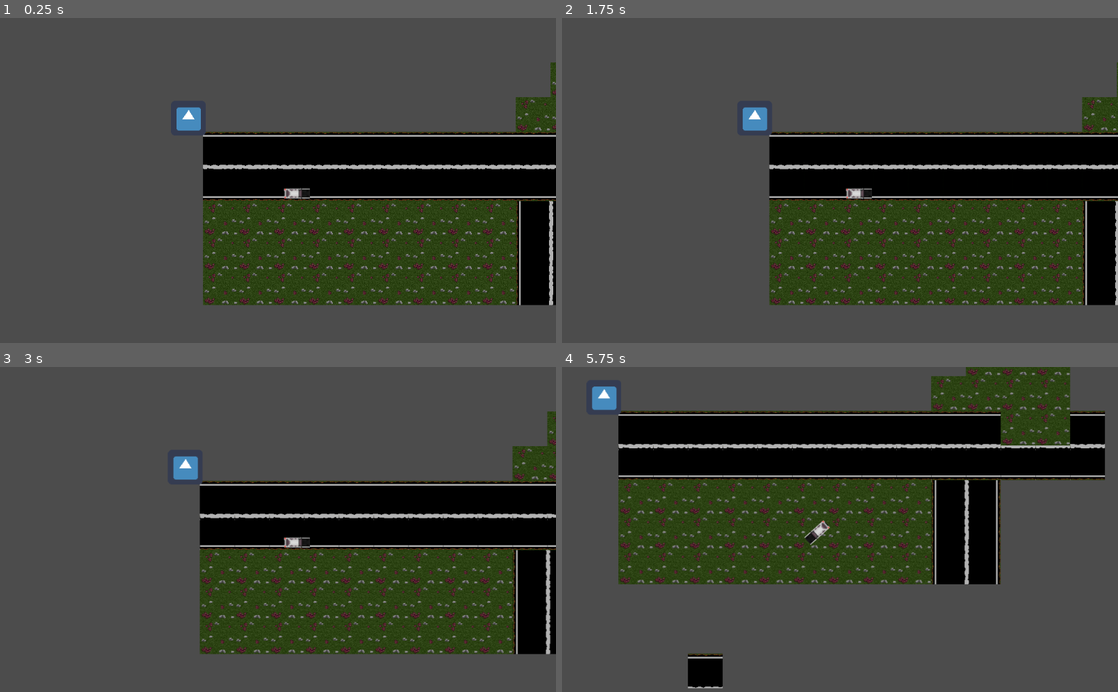
Above: before the commit, frames 1-4 (two rows, left to right).
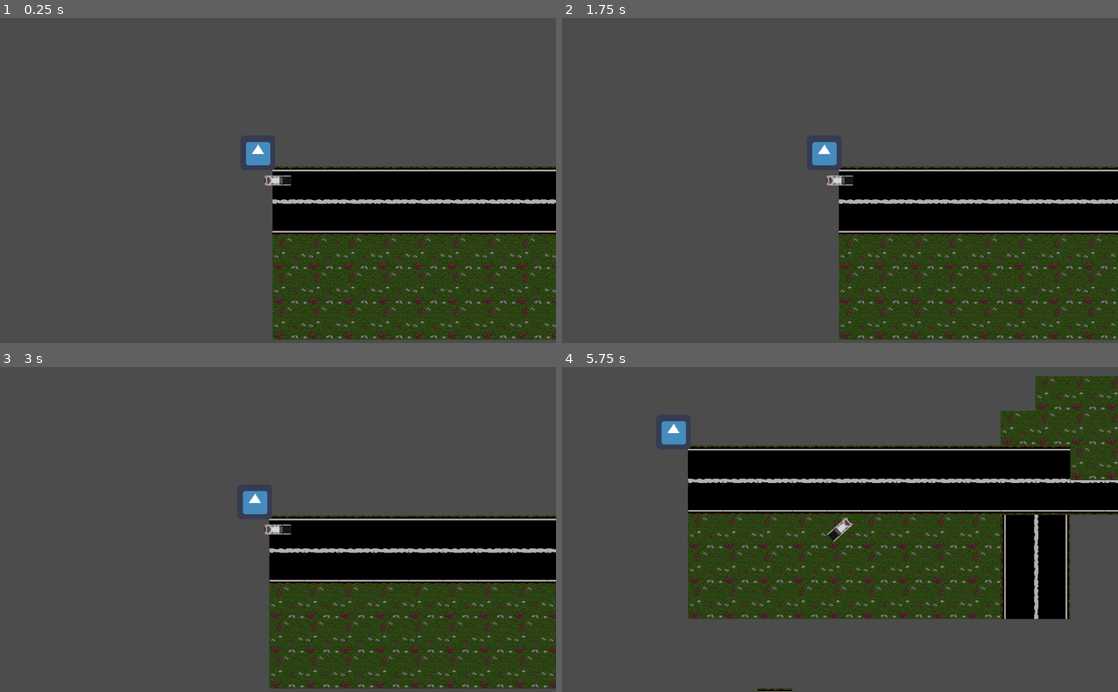
Above: after the commit, the same moments.

Repository: VictorChenJ/Tofu-Delivery-Simulator-Shoot-Out-Simulator-Game-D1
Game: Godot game, scene res://Map.tscn
Two runs of this game, one before a commit and one after it. Both use one fixed random seed, a clock stepped at 60 frames per second and the inputs below. The engine's default icon, where the game draws it, is replaced by a stand-in: a white triangle on a blue panel in a dark square.
Inputs:
- Up to frame 1 (0.25 s): no input
- Up to frame 2 (1.75 s): tap Enter at 0.5 s; hold A (steer_right) 0.53-1.28 s; tap Space (brake) at 1.25 s; hold Space (brake) from 1.28 s (still down)
- Up to frame 3 (3 s): release Space (brake) at 2.03 s; hold A (steer_right) 2.03-2.78 s; tap Enter at 2.75 s; hold W (accelerate) from 2.78 s (still down)
- Up to frame 4 (5.75 s): release W (accelerate) at 3.53 s; hold D (steer_left) 3.53-5.03 s; hold Space (brake) from 5.03 s (still down)

The runs differ from the first frame. In frame 1, 26% of the frame differs, in the area x 31-100%, y 13-99%; in frame 2, 26%; in frame 3, 27%; in frame 4, 40%, in the area x 5-100%, y 0-100%.

Commit message:
camera fix

Diff:
--- a/Map.tscn
+++ b/Map.tscn
@@ -86,11 +86,7 @@
 tile_data = PoolIntArray( -65525, 4, 0, -65524, 4, 0, -65523, 4, 0, 10, 4, 0, 11, 4, 0, 12, 4, 0, 13, 4, 0, 65537, 0, 0 …(843 unchanged characters)…
 
 [node name="KinematicBody2D" parent="." instance=ExtResource( 1 )]
-position = Vector2( 202, 154 )
-
-[node name="Camera2D2" type="Camera2D" parent="KinematicBody2D"]
-current = true
-process_mode = 0
+position = Vector2( 74, 90 )
 
 [node name="RigidBody2D" parent="." instance=ExtResource( 3 )]
 position = Vector2( 37, 39 )
--- a/PlayerDriver.tscn
+++ b/PlayerDriver.tscn
@@ -10,12 +10,12 @@
 script = ExtResource( 1 )
 
 [node name="Sprite" type="Sprite" parent="."]
-position = Vector2( 35, 24 )
 scale = Vector2( 1.5, 1.5 )
 texture = ExtResource( 2 )
 
 [node name="CollisionShape2D" type="CollisionShape2D" parent="."]
-position = Vector2( 35, 24 )
 shape = SubResource( 1 )
 
 [node name="Camera2D" type="Camera2D" parent="."]
+current = true
+process_mode = 0
